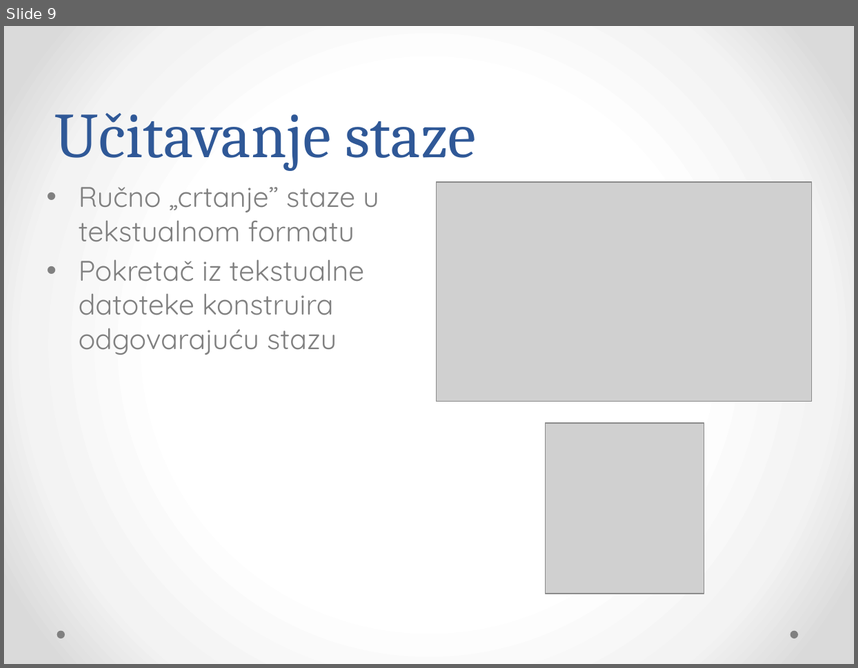
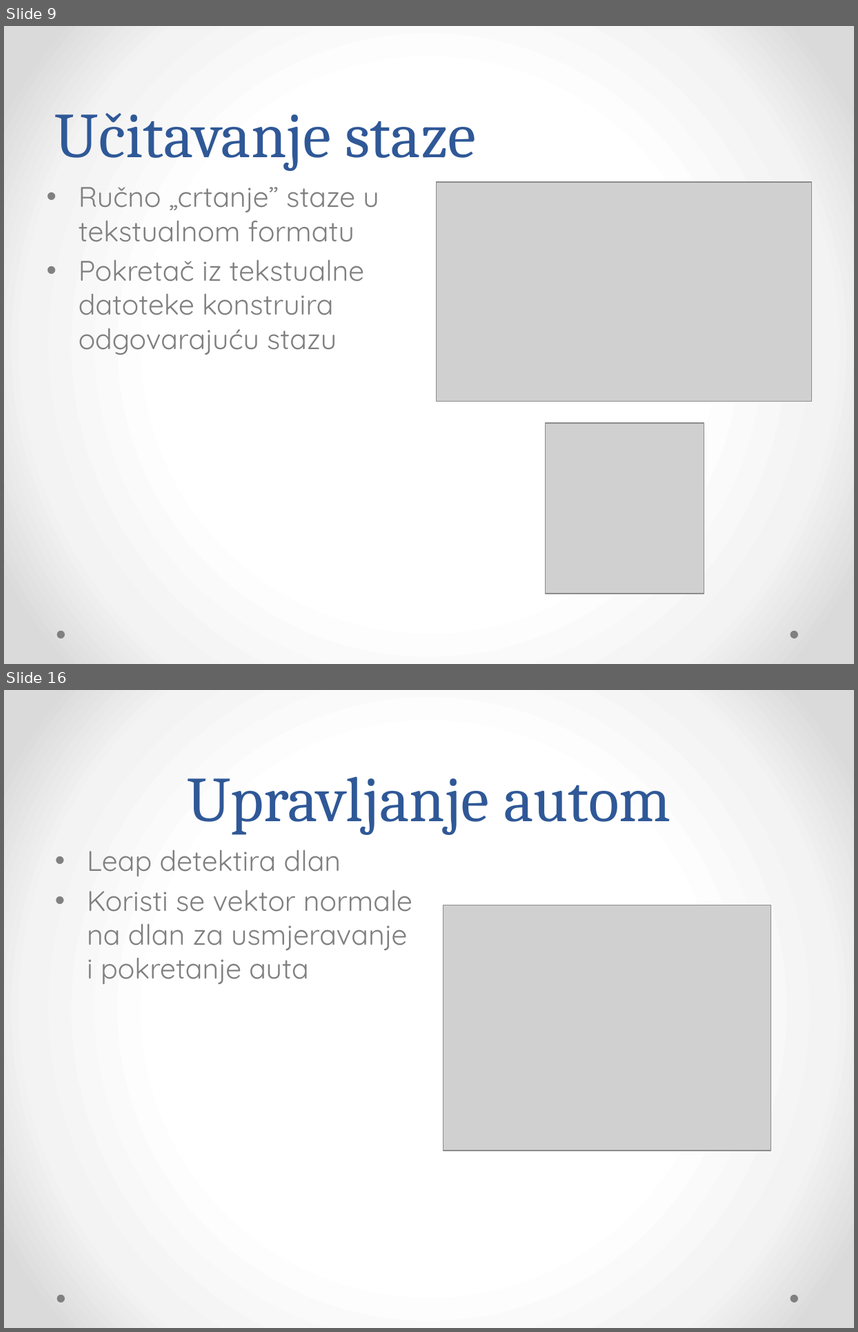
Before and after one commit to Bojanovski/IG-Project, a slide deck: Dokumentacija/Prezentacija.pptx. Shown one above the other, each under a label of ours: slide 9 before the commit, slides 9 and 16 after it; the slides between them are not shown. The pictures are 858x668 and 858x1332 pixels, drawn with LibreOffice and Linux fonts; fonts in the diff are those of the drawing; grey boxes stand for pictures. Boxes give left, top, right and bottom in pixels: in the first picture for what was removed or moved away, otherwise in the second. Text is boxed around its words. In the diff, an @@ line names an element or a change of style, - is before the commit and + after.

Commit message:
Prezentacija za Leap, drugi pokusaj

```diff
--- a/Dokumentacija/Prezentacija.pptx
+++ b/Dokumentacija/Prezentacija.pptx
@@ slide 16 added at (4, 690, 854, 1328), background gradient #FFFFFF to #F4F4F4 to #DADADA; not listed: 2 template elements that a slide beside it also shows @@
@@ title added at (187, 776, 671, 835), 54 pt, text #2F5897 @@
+Upravljanje autom
@@ text added at (87, 849, 412, 984), 24 pt, text #808080 @@
+• Leap detektira dlan
+• Koristi se vektor normale
+  na dlan za usmjeravanje
+  i pokretanje auta
@@ picture added at (444, 905, 771, 1151) @@
```
Also in this commit, not shown: 6 other slides added, 2 other files.
